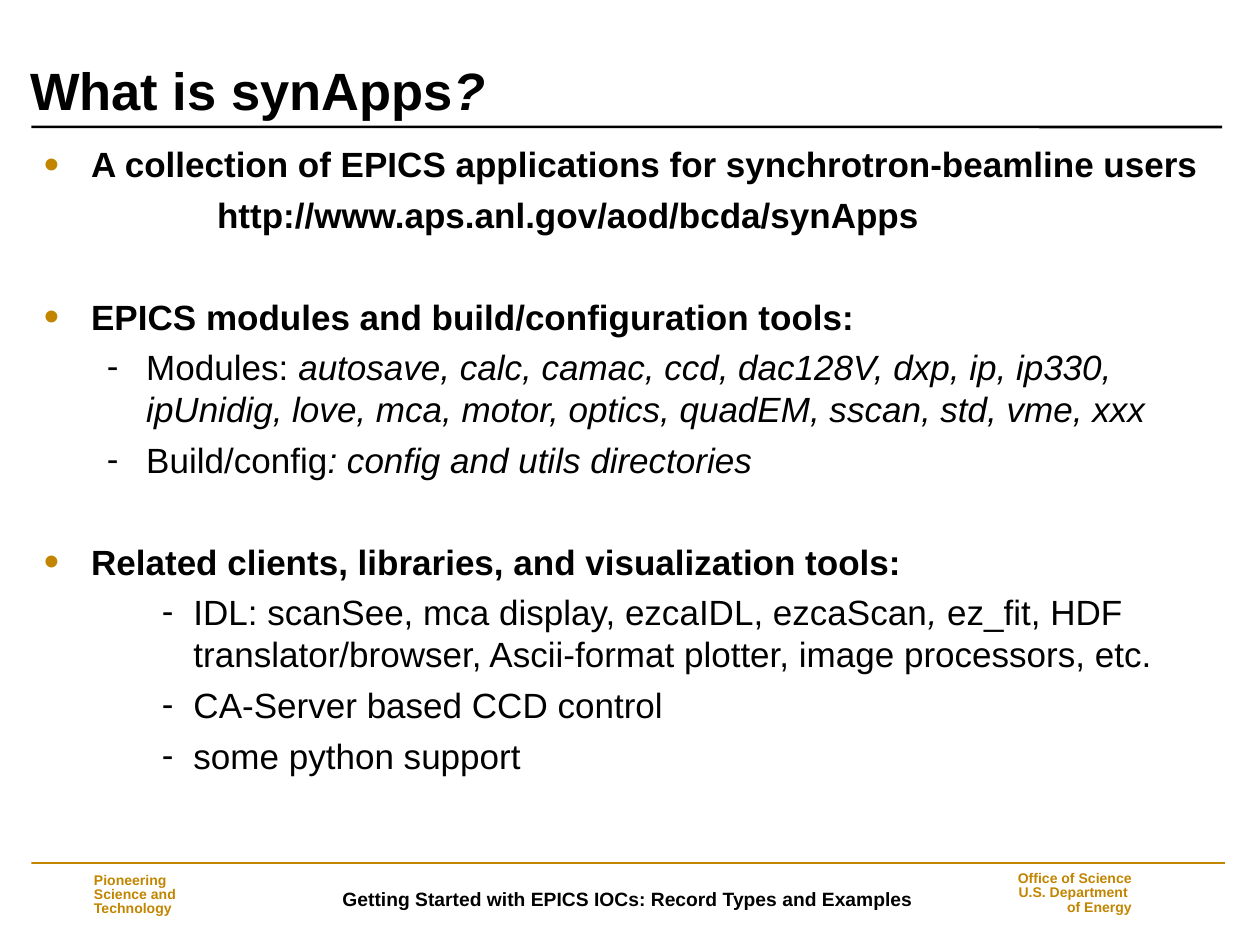
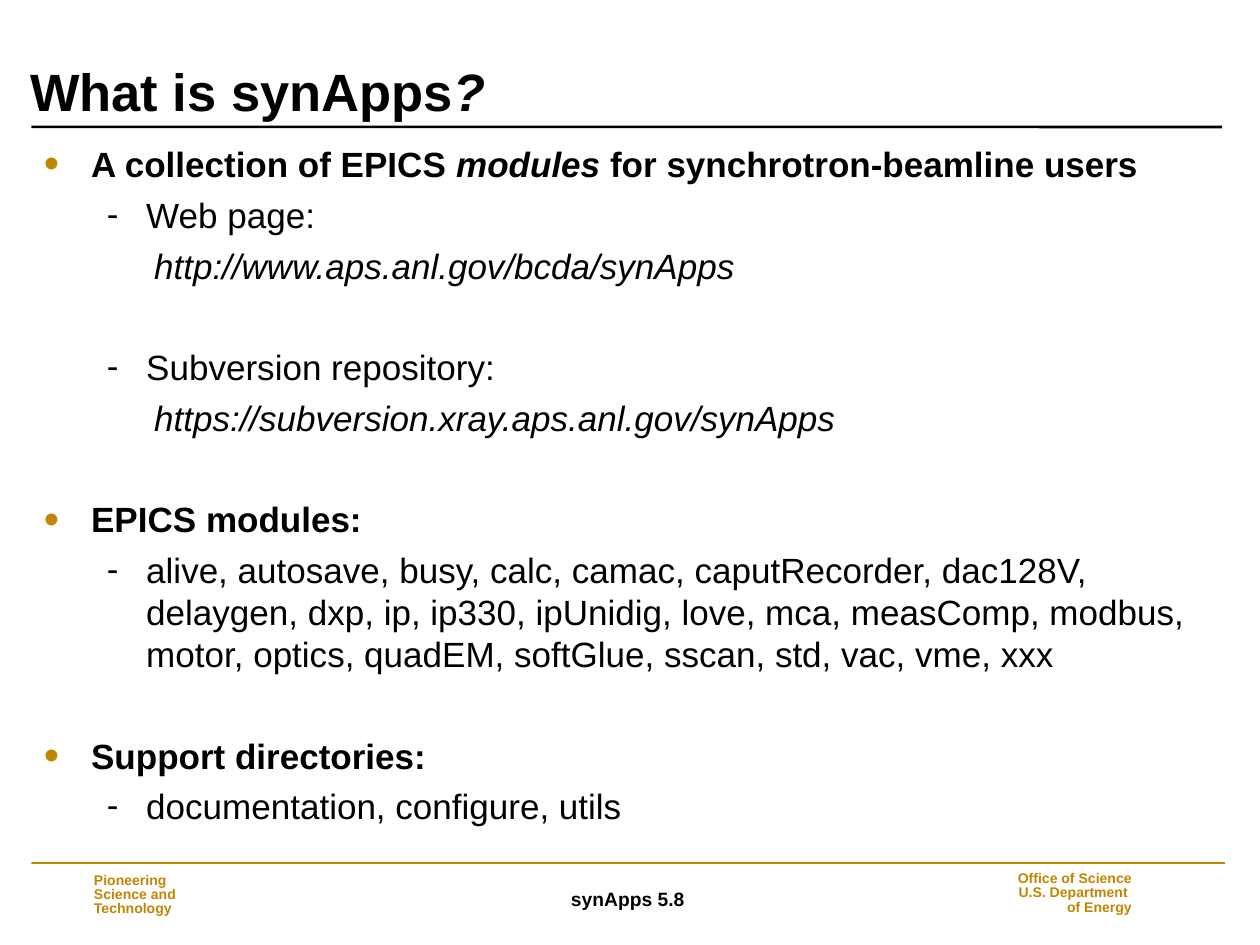
Before and after one commit to EPICS-synApps/support, a slide deck: slide 2 of documentation/IntroToSynApps.ppt. Drawn at 1260x945 pixels with LibreOffice and Linux fonts; fonts in the diff are those of the drawing; background and template pictures are left out. Boxes give left, top, right and bottom in pixels: in the first picture for what was removed or moved away, otherwise in the second. Text is boxed around its words. In the diff, an @@ line names an element or a change of style, - is before the commit and + after.

Commit message:
synApps_5_8

```diff
--- a/documentation/IntroToSynApps.ppt
+++ b/documentation/IntroToSynApps.ppt
@@ text at (x1=91, y1=151, x2=1183, y2=826): text changed @@
-• A collection of EPICS applications for synchrotron-beamline users
-http://www.aps.anl.gov/aod/bcda/synApps
-• EPICS modules and build/configuration tools:
-  – Modules: autosave, calc, camac, ccd, dac128V, dxp, ip, ip330, ipUnidig, love, mca, motor, optics, quadEM, sscan, std, vme, xxx
-  – Build/config: config and utils directories
-• Related clients, libraries, and visualization tools:
-    – IDL: scanSee, mca display, ezcaIDL, ezcaScan, ez_fit, HDF translator/browser, Ascii-format plotter, image processors, etc.
-    – CA-Server based CCD control
-    – some python support
+• A collection of EPICS modules for synchrotron-beamline users
+  – Web page:
+    http://www.aps.anl.gov/bcda/synApps
+  – Subversion repository:
+    https://subversion.xray.aps.anl.gov/synApps
+• EPICS modules:
+  – alive, autosave, busy, calc, camac, caputRecorder, dac128V, delaygen, dxp, ip, ip330, ipUnidig, love, mca, measComp, modbus, motor, optics, quadEM, softGlue, sscan, std, vac, vme, xxx
+• Support directories:
+  – documentation, configure, utils
@@ text at (x1=571, y1=892, x2=685, y2=910): text changed @@
-Getting Started with EPICS IOCs: Record Types and Examples
+synApps 5.8
```
Also in this commit, not shown: 36 other slides changed, 13 slides added, 4 slides removed.
